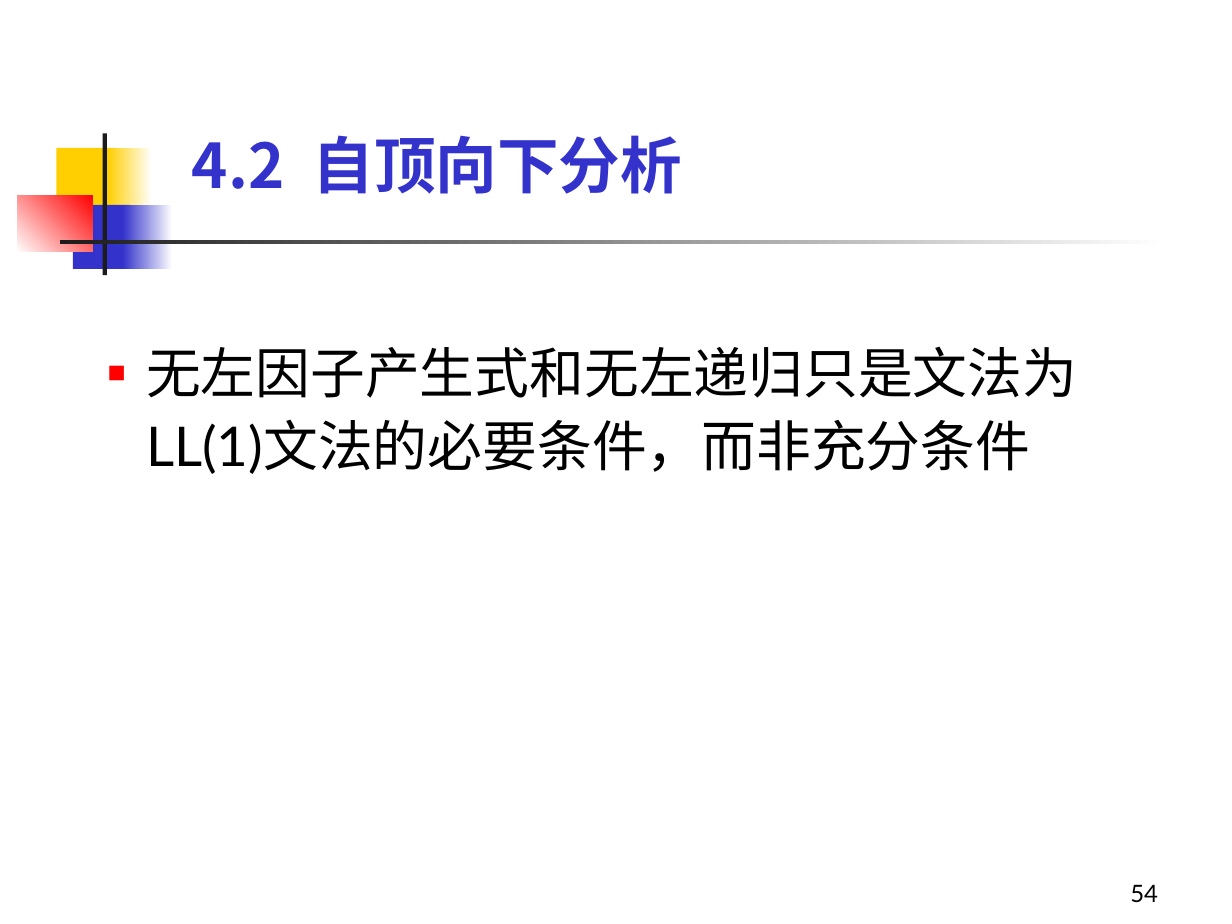
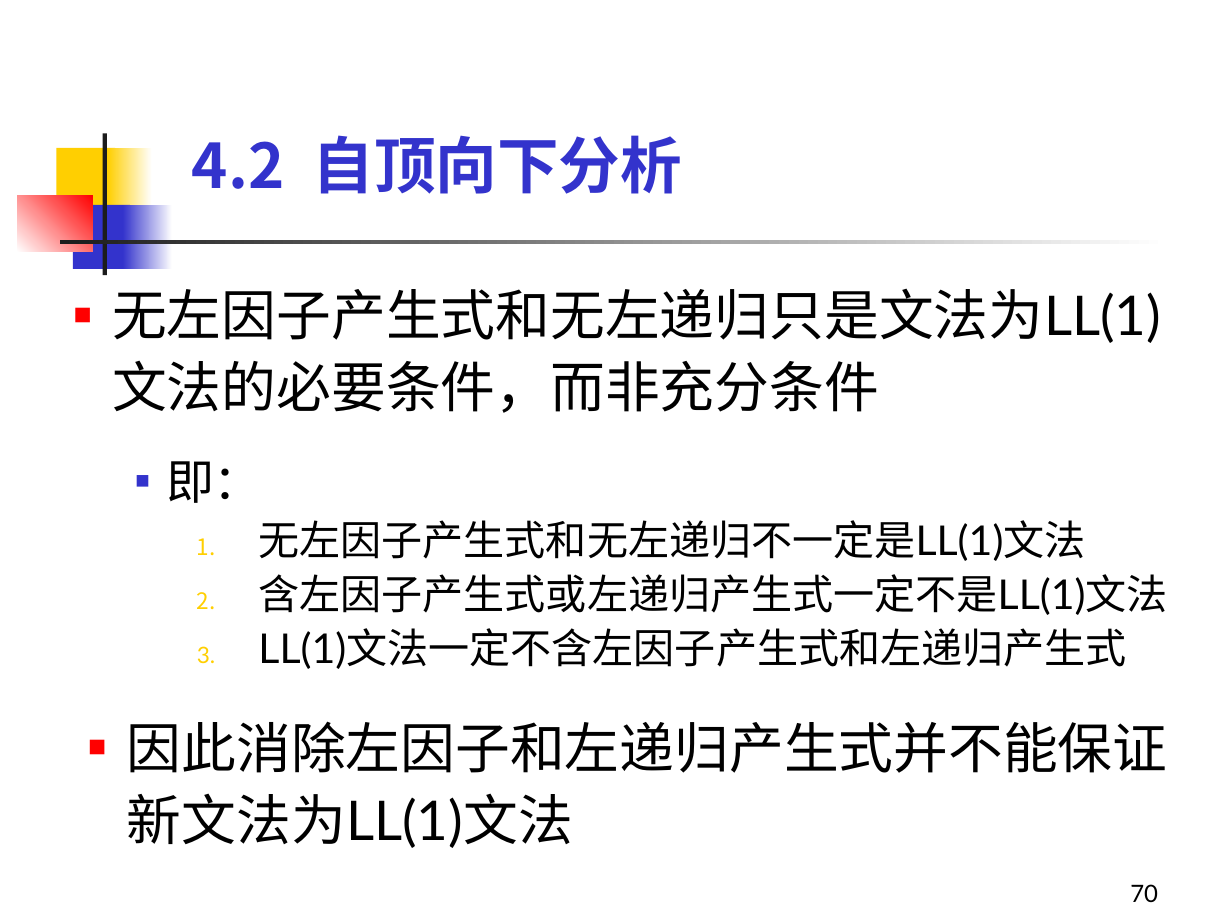
Before and after one commit to sonderlau/HzieeSurvivalGuide, a slide deck: slide 70 of Y1 Seminar II/编译原理/PPT/第4章 语法分析-1.ppt (slide 54 before the commit). Drawn at 1232x924 pixels with LibreOffice and Linux fonts; fonts in the diff are those of the drawing. Boxes give left, top, right and bottom in pixels: in the first picture for what was removed or moved away, otherwise in the second. Text is boxed around its words. In the diff, an @@ line names an element or a change of style, - is before the commit and + after.

```diff
--- a/Y1 Seminar II/编译原理/PPT/第4章 语法分析-1.ppt
+++ b/Y1 Seminar II/编译原理/PPT/第4章 语法分析-1.ppt
@@ text at [112,288,1167,669]: text changed; size 32 to 24 pt @@
-  ■ 无左因子产生式和无左递归只是文法为 LL(1)文法的必要条件，而非充分条件
+  ■ 无左因子产生式和无左递归只是文法为LL(1)文法的必要条件，而非充分条件
+    ■ 即：
+      1. 无左因子产生式和无左递归不一定是LL(1)文法
+      2. 含左因子产生式或左递归产生式一定不是LL(1)文法
+      3. LL(1)文法一定不含左因子产生式和左递归产生式
@@ text added at [127,721,1168,848], 32 pt, text #000000 @@
+  ■ 因此消除左因子和左递归产生式并不能保证新文法为LL(1)文法
@@ page number at [1130,884,1158,902]: text changed @@
-54
+70
```
Also in this commit, not shown: 18 other slides changed, 16 slides added, 11 other files.
